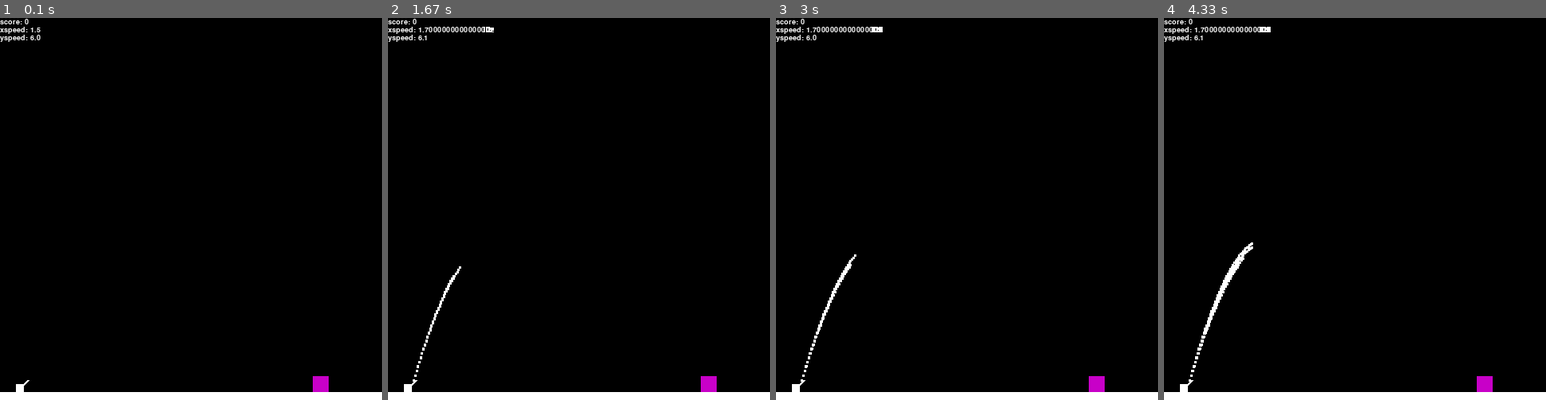
Above: before the commit, frames 1-4 (left to right).
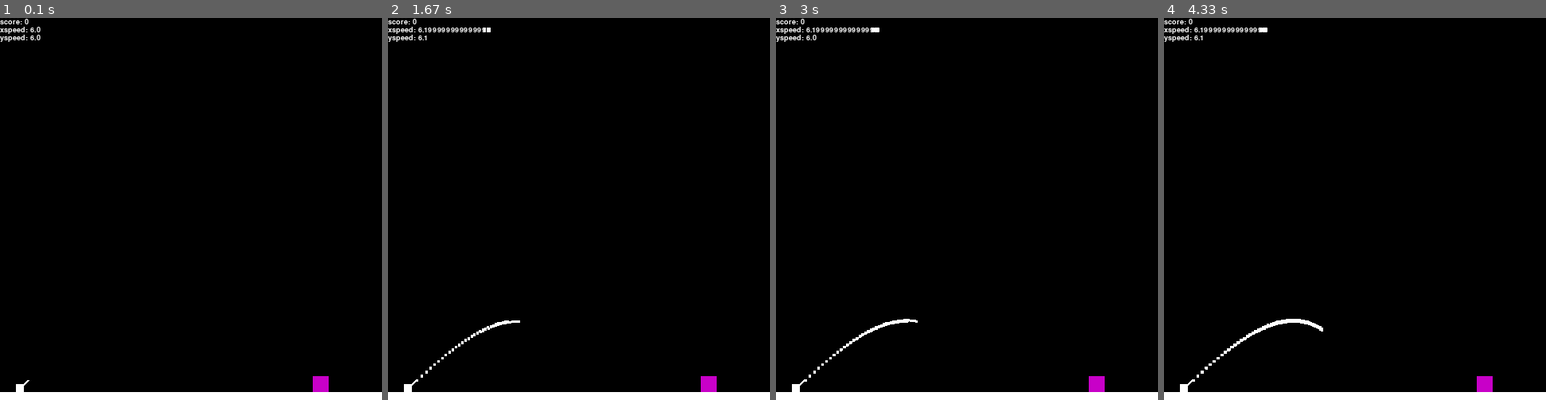
Above: after the commit, the same moments.

Repository: Marko0513/PyGame
Game: pygame game, started from cannon.py
The game is run twice, just before and just after one commit, with the same random seed, the same clock (stepped at 60 frames per second) and the same inputs.
Inputs:
- Up to frame 1 (0.1 s): no input
- Up to frame 2 (1.67 s): hold D 0.33-0.8 s; hold Right 0.33-0.8 s; hold Right 0.83-1.3 s; tap Space at 0.9, 1.2, 1.4 s; hold Up 1.33-1.63 s
- Up to frame 3 (3 s): hold Right 1.67-2.13 s; tap Space at 1.73, 2.03, 2.23, 2.53, 2.8 s; hold Left 2.17-2.7 s; hold Down from 2.73 s (still down)
- Up to frame 4 (4.33 s): release Down at 3.03 s; hold Left 3.07-3.47 s; tap Space at 3.13, 3.57, 3.97, 4.27 s; hold Up 3.5-3.87 s; hold Right from 3.9 s (still down)

The runs differ from the first frame. In frame 1, less than 0.1% of the frame differs, in the area x 7-11%, y 2-4%; in frame 2, 0.5%; in frame 3, 0.6%; in frame 4, 0.9%, in the area x 6-42%, y 2-96%.

Commit message:
Add the effect of drag (thanks Scott!)

Diff:
--- a/cannon.py
+++ b/cannon.py
@@ -53,7 +53,7 @@
 def redraw():
     """Redraw screen and settings."""
     global ball, xspeed, yspeed
-    ball, xspeed, yspeed = None, 1.5, -6.0
+    ball, xspeed, yspeed = None, 6.0, -6.0
 
     screen.fill(black)
     pygame.draw.line(screen, white, (0, 475), (480, 475), 11)
@@ -63,6 +63,7 @@
 
 # Initialize start of game play.
 
+drag = False
 reset()
 redraw()
 
@@ -91,6 +92,8 @@
             xspeed += 0.1
         elif event.key == K_LEFT:
             xspeed -= 0.1
+        elif event.key == K_d:
+            drag = (not drag)
         elif event.key == K_r:
             redraw();
         elif event.key == K_q:
@@ -102,7 +105,20 @@
 
         east, south, right, down = ball
 
+        if drag:
+            # Calculate the effect of air resistance (sort of).
+
+            velocity = (right ** 2 + down ** 2) ** 0.5
+            dragf = 0.005 * velocity ** 2
+            down += (-down / velocity) * dragf
+            right -= (right / velocity) * dragf
+
+        # Update the velocity down due to gravity.
+
         down += 0.1   # gravity
+
+        # Calculate the new position of the ball.
+
         east += right # xf = v * t + xi
         south += down # south_final = down_pixels/frame * 1_frame + south_initial
 
